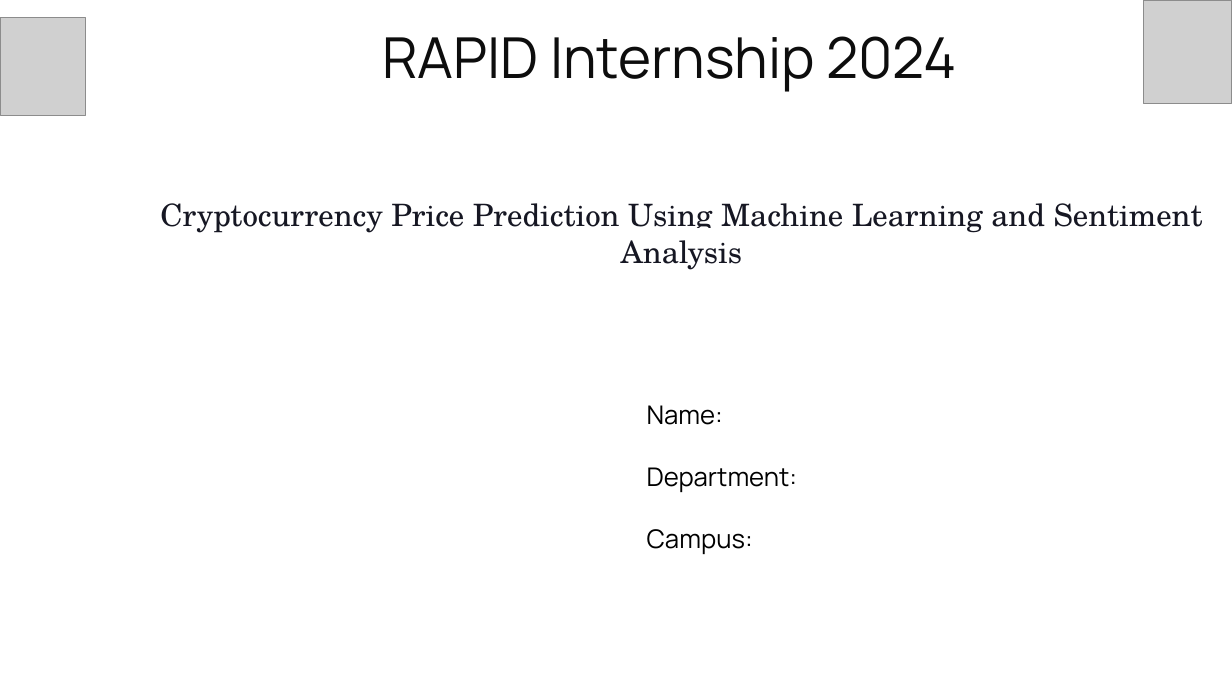
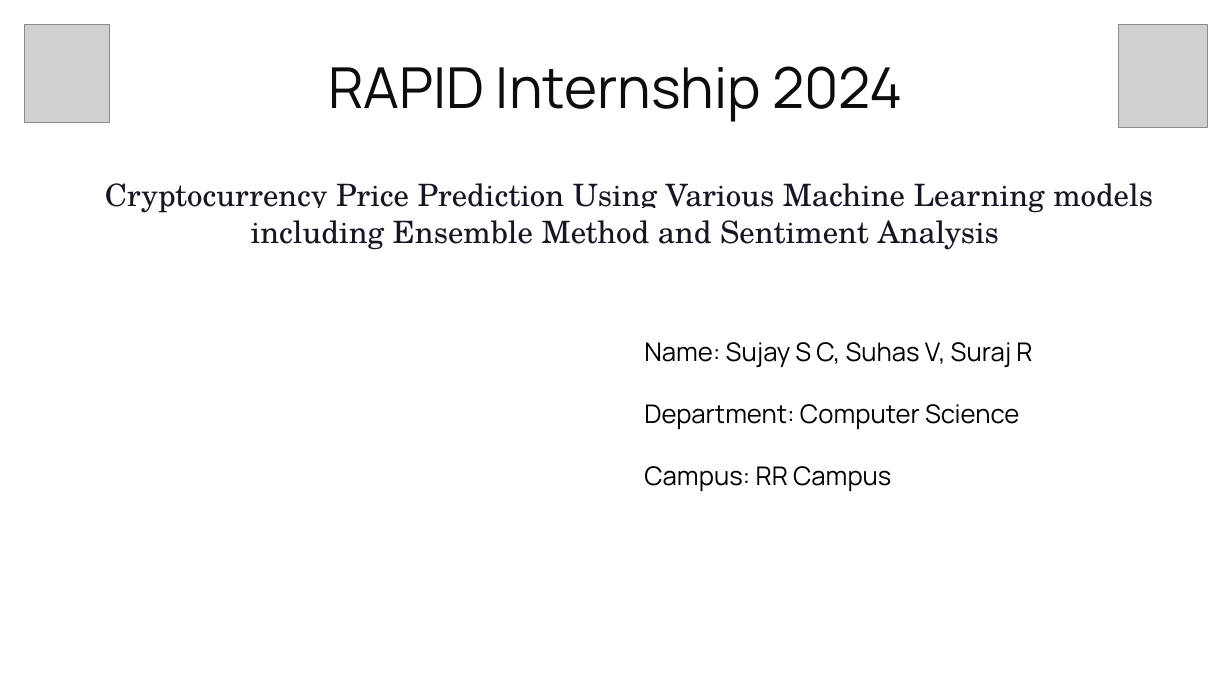
Before and after one commit to Sujay0610/Rapid_Project, a slide deck: slide 1 of docs/Rapid.pptx. Drawn at 1232x693 pixels with LibreOffice and Linux fonts; fonts in the diff are those of the drawing; grey boxes stand for pictures; background and template pictures are left out. Boxes give left, top, right and bottom in pixels: in the first picture for what was removed or moved away, otherwise in the second. Text is boxed around its words. In the diff, an @@ line names an element or a change of style, - is before the commit and + after.

```diff
--- a/docs/Rapid.pptx
+++ b/docs/Rapid.pptx
@@ picture moved from (x1=0, y1=18, x2=85, y2=116) to (x1=25, y1=24, x2=110, y2=123) @@
@@ picture moved from (x1=1143, y1=0, x2=1232, y2=104) to (x1=1119, y1=24, x2=1208, y2=128) @@
@@ title "RAPID Internship 2024" moved from (x1=382, y1=36, x2=957, y2=92) to (x1=328, y1=66, x2=903, y2=122) @@
@@ text at (x1=105, y1=183, x2=1153, y2=250): text changed @@
-Cryptocurrency Price Prediction Using Machine Learning and Sentiment Analysis
+Cryptocurrency Price Prediction Using Various Machine Learning models including Ensemble Method and Sentiment Analysis
@@ text at (x1=644, y1=342, x2=1032, y2=491): text changed @@
-Name:
-Department:
-Campus:
+Name: Sujay S C, Suhas V, Suraj R
+Department: Computer Science
+Campus: RR Campus
```
Also in this commit, not shown: 6 other slides changed, 6 slides added, 3 slides removed.
